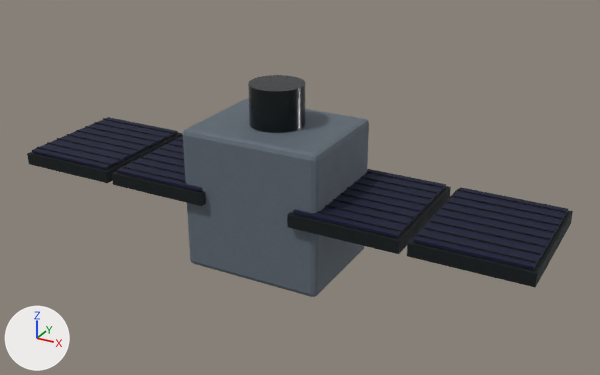
The glTF model public/models/fleet/smallsat.glb as it was, and as the next commit left it.
One viewpoint serves both versions: a camera (50 mm lens) standing at (1.86, -3.16, 1.98) and looking at (0.1, 0.03, 0.39). Every picture has the same lights, and +X, +Y and +Z are marked at lower left. The first picture is the older version. Where no turn or scale is listed for an object, it has been applied to the vertices.

The older version as bpy lines, for what is in view:
```python
me_cube_001 = bpy.data.meshes.new('Cube.001')
me_cube_001.from_pydata(...)  # 8 vertices, 12 faces; spans x -0.264..0.264, y -0.316..0.316, z -0.03..0.03
me_cube_001.materials.append(mat_steel)
me_cube_011 = bpy.data.meshes.new('Cube.011')
me_cube_011.from_pydata(...)  # a box spanning x -0.262..0.262, y -0.315..0.315, z -0.03..0.03
me_cube_011.materials.append(mat_steel)
me_cylinder = bpy.data.meshes.new('Cylinder')
me_cylinder.from_pydata(...)  # a 32-sided cylinder along z spanning x -0.13..0.13, y -0.13..0.13, z -0.125..0.125
me_cylinder.materials.append(mat_optics)
ob_concept_instrument_housing = bpy.data.objects.new('Concept instrument housing', me_cylinder)
ob_concept_instrument_housing.location = (0.0, 0.0, 0.77)
ob_panel_frame = bpy.data.objects.new('Panel frame', me_cube_001)
ob_panel_frame.location = (-0.49, -0.003, 0.385)
ob_panel_frame_003 = bpy.data.objects.new('Panel frame.003', me_cube_011)
ob_panel_frame_003.parent = ob_solarpanels
ob_panel_frame_003.location = (1.05, 0.0, 0.385)
# also in view: 'Panel frame.001' at (-1.05, -0.01, 0.38); 'Solar cell face.001' at (-1.05, -0.01, 0.43); 'Solar cell face.002' at (0.49, 0.0, 0.43); 'External bus' at (0.0, 0.0, 0.35); 'Panel frame.002' at (0.49, 0.0, 0.38)
```
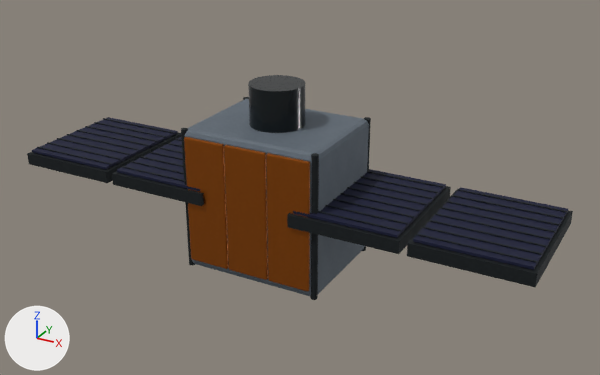
Changed parts and their boxes [x1, y1, x2, y2] in the pictures (600 x 375 px):
'Blanket section.002', added (brown): after [266, 153, 310, 291]
'Blanket section.001', added (brown): after [224, 145, 268, 280]
'Blanket section', added (brown): after [184, 137, 229, 269]
'Corner rail.002', added: after [310, 153, 319, 300]
'Corner rail', added: after [181, 128, 195, 265]
'Corner rail.003', added: after [362, 117, 371, 251]
'External bus', unchanged, covered by the edit: before [183, 99, 369, 297]; after [185, 99, 369, 296]

The change, as a list of edits to the scene's bpy script:
```text
Add img_authoredcolor_2769896689:
    img_authoredcolor_2769896689 = load_image('AuthoredColor_2769896689', '_unpacked/AuthoredColor_2769896689', 128, 128, 'sRGB')
Add img_authoredmetalrough_2769896689:
    img_authoredmetalrough_2769896689 = load_image('AuthoredMetalRough_2769896689', '_unpacked/AuthoredMetalRough_2769896689', 128, 128, 'Non-Color')
Add img_authorednormal_2769896689:
    img_authorednormal_2769896689 = load_image('AuthoredNormal_2769896689', '_unpacked/AuthoredNormal_2769896689', 128, 128, 'Non-Color')
Add mat_aluminized_thermal_blanket:
    mat_aluminized_thermal_blanket = bpy.data.materials.new('Aluminized thermal blanket')
    # uses the picture img_authoredcolor_2769896689
    # uses the picture img_authoredmetalrough_2769896689
    # uses the picture img_authorednormal_2769896689
Add me_cylinder_1:
    me_cylinder_1.from_pydata(...)  # 64 vertices, 124 faces; spans x -0.016..0.016, y -0.016..0.016, z -0.35..0.35
    me_cylinder_1.materials.append(mat_steel)
Add me_cube_001_1:
    me_cube_001_1.from_pydata(...)  # 56 vertices, 108 faces; spans x -0.105..0.105, y -0.009..0.009, z -0.315..0.315
    me_cube_001_1.materials.append(mat_aluminized_thermal_blanket)
Add ob_corner_rail_003:
    ob_corner_rail_003 = bpy.data.objects.new('Corner rail.003', me_cylinder_1)
    ob_corner_rail_003.parent = ob_hull
    ob_corner_rail_003.location = (0.336, 0.266, 0.35)
Add ob_corner_rail_002:
    ob_corner_rail_002 = bpy.data.objects.new('Corner rail.002', me_cylinder_1)
    ob_corner_rail_002.parent = ob_hull
    ob_corner_rail_002.location = (0.336, -0.266, 0.35)
Add ob_corner_rail:
    ob_corner_rail = bpy.data.objects.new('Corner rail', me_cylinder_1)
    ob_corner_rail.parent = ob_hull
    ob_corner_rail.location = (-0.336, -0.266, 0.35)
Add ob_blanket_section_002:
    ob_blanket_section_002 = bpy.data.objects.new('Blanket section.002', me_cube_001_1)
    ob_blanket_section_002.parent = ob_hull
    ob_blanket_section_002.location = (0.217, -0.288, 0.357)
Add ob_blanket_section_001:
    ob_blanket_section_001 = bpy.data.objects.new('Blanket section.001', me_cube_001_1)
    ob_blanket_section_001.parent = ob_hull
    ob_blanket_section_001.location = (0.0, -0.288, 0.357)
Add ob_blanket_section:
    ob_blanket_section = bpy.data.objects.new('Blanket section', me_cube_001_1)
    ob_blanket_section.parent = ob_hull
    ob_blanket_section.location = (-0.217, -0.288, 0.357)
```
